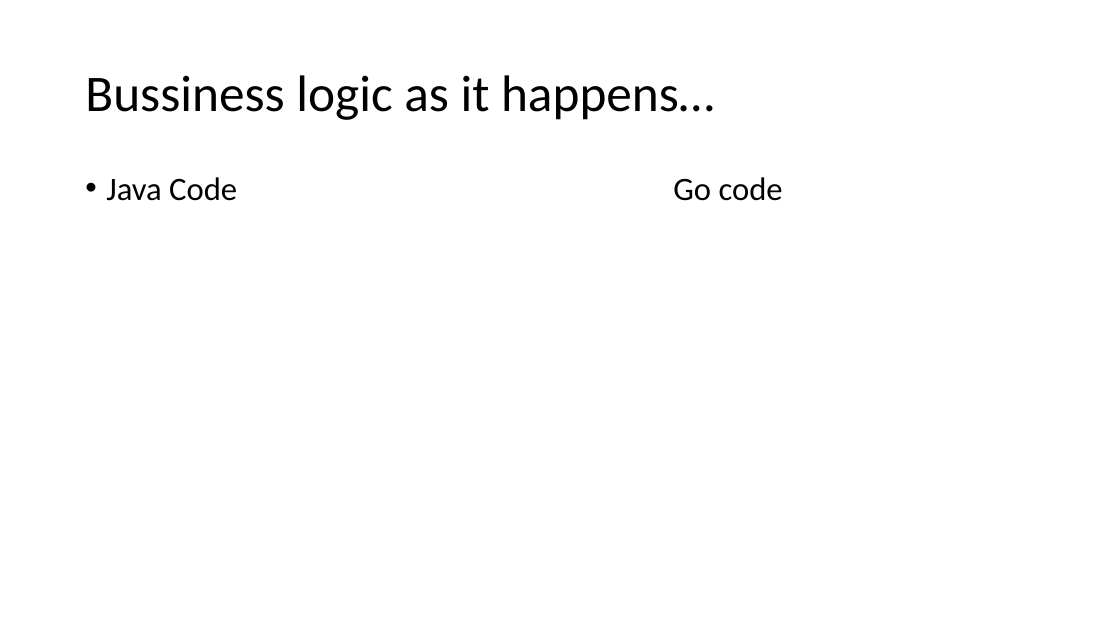
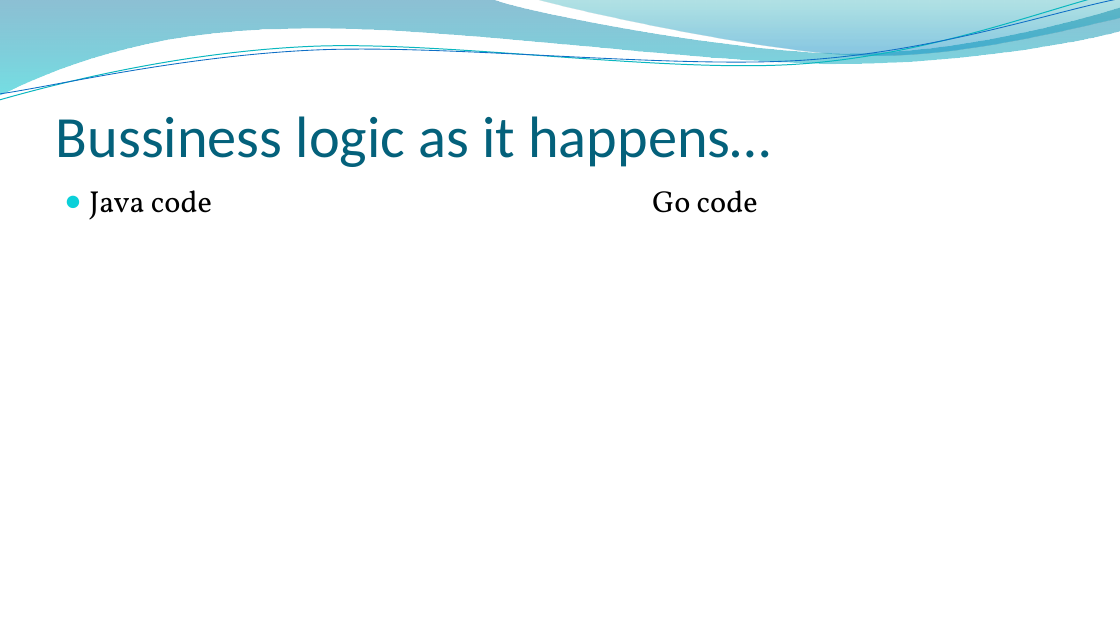
Before and after one commit to aleksamirkovic/blockchainExamples, a slide deck: slide 20 of HyperLedgerFabric.pptx. Drawn at 1120x630 pixels with LibreOffice and Linux fonts; fonts in the diff are those of the drawing; background and template pictures are left out. Boxes give left, top, right and bottom in pixels: in the first picture for what was removed or moved away, otherwise in the second. Text is boxed around its words. In the diff, an @@ line names an element or a change of style, - is before the commit and + after.

```diff
--- a/HyperLedgerFabric.pptx
+++ b/HyperLedgerFabric.pptx
@@ freeform shape added at (x1=0, y1=0, x2=1120, y2=95), fill gradient #0074A1 to #00C6CF @@
@@ freeform shape added at (x1=0, y1=0, x2=1120, y2=105), outline #0AB8BF 0.85 pt @@
@@ freeform shape added at (x1=0, y1=0, x2=1120, y2=100), outline #0F6FC6 0.75 pt @@
@@ freeform shape added at (x1=537, y1=0, x2=1120, y2=58), fill gradient #00A1A9 to #008BBF @@
@@ title "Bussiness logic as it happens…" moved from (x1=85, y1=75, x2=714, y2=120) to (x1=56, y1=116, x2=771, y2=167) @@
@@ title "Bussiness logic as it happens…" at (x1=56, y1=116, x2=771, y2=167): size 44 to 50 pt, text colour #000000 to #04617B; line spacing 0.9 to 1; vertical alignment middle to bottom @@
@@ text at (x1=89, y1=190, x2=758, y2=220): text changed; size 28 to 26 pt; font Calibri to Vollkorn @@
-• Java Code Go code
+● Java code Go code
```
Also in this commit, not shown: 29 other slides changed, 1 slide added, 5 slides removed.
